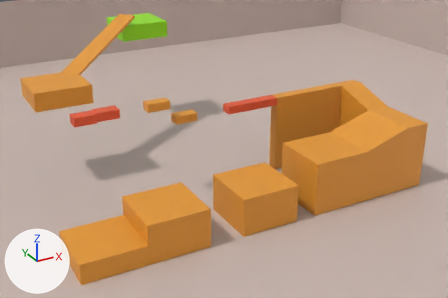
One commit to the glTF model static/3d/leveljump.glb: the scene before it, then after it.
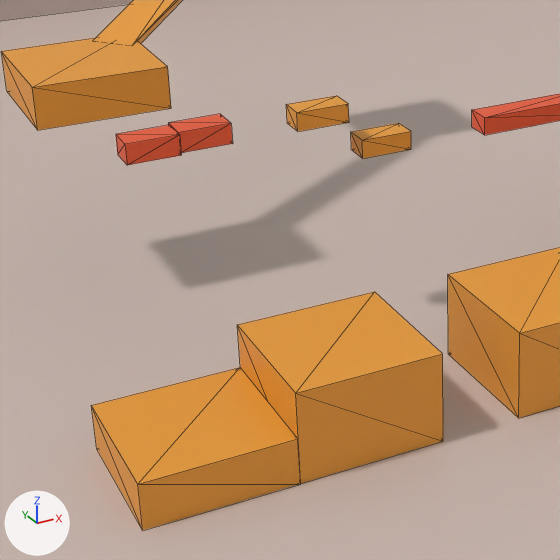
There are two pictures of each version: one whole from a 50 mm camera at (-6.19, -12.77, 10.21) aimed at (4.25, 6.21, 0.72), one close up on the part from 4% to 58% of the width and 19% to 100% of the height. Arrows for +X, +Y and +Z are at lower left; the lights stay in place. The close-ups show mesh edges as thin lines. Where no turn or scale is listed for an object, it has been applied to the vertices. Vertices at the same position are counted once.
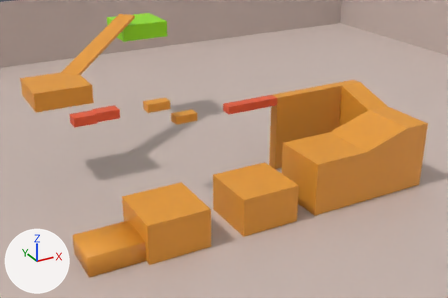
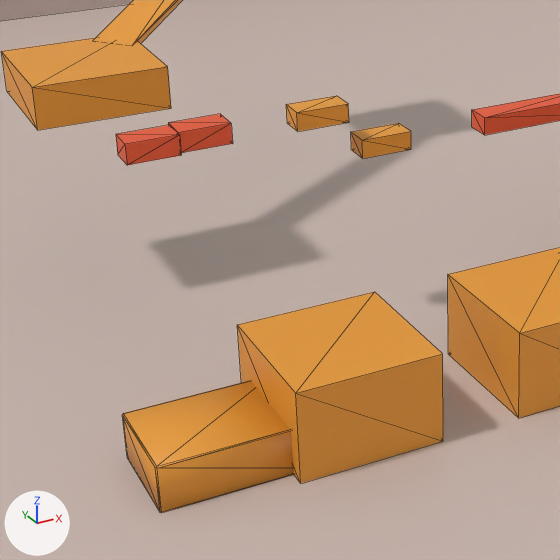
The change, as a list of edits to the scene's bpy script:
```text
Change me_cube_003:
    used by ob_cube_002; location = (-1.84, 2.41, 0.99)
    remove me_cube_003.from_pydata(...)  # 8 vertices, 12 faces; spans x -1.0..1.0, y -1.0..1.0, z -1.0..-0.34
    add me_cube_003.from_pydata(...)  # 16 vertices, 28 faces; spans x -1.0..1.0, y -1.0..0.39, z -1.0..-0.34
    me_cube_003 part 1
    7 vertices are removed from x -1.0..1.0, y -1.0..1.0, z -1.0..-0.34
    12 faces are deleted
    9 vertices are added at x -1.0..1.0, y -1.0..0.39, z -1.0..-0.34
    6 new vertices lie (0.0, 0.0, 0.64) away from vertices in x -1.0..1.0, y -1.0..0.39, z -1.0
    28 new faces join them
    me_cube_003 part 2: the surface is now shaded smooth
Change ob_cube_002:
    ob_cube_002.location: (-1.84, 2.41, 0.99) -> (-1.55, 2.64, 0.99)
```

Where the change shows, as pixel boxes (x1, y1, x2, y2) in the close-ups (560 x 560 px):
'Cube.002', reshaped, moved: before (91, 368, 300, 530); after (122, 380, 293, 513)
part 1 of me_cube_003, built on: before (91, 368, 300, 530); after (122, 380, 293, 513)
